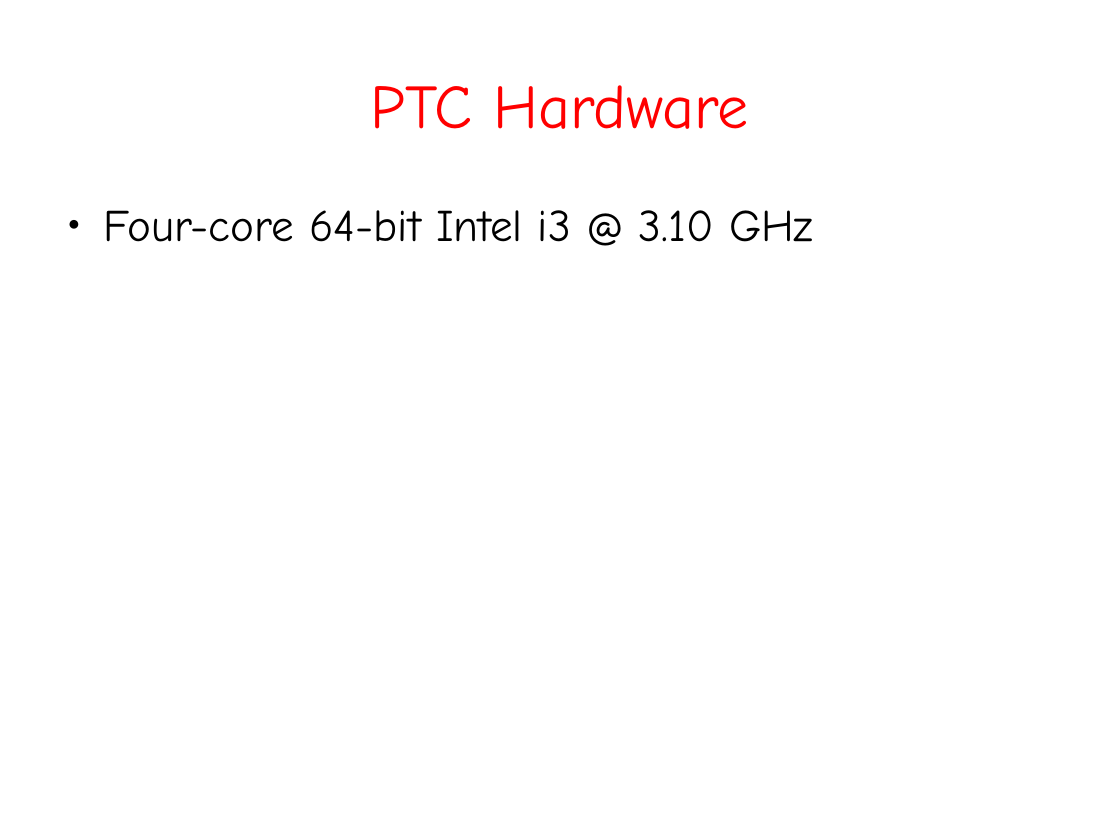
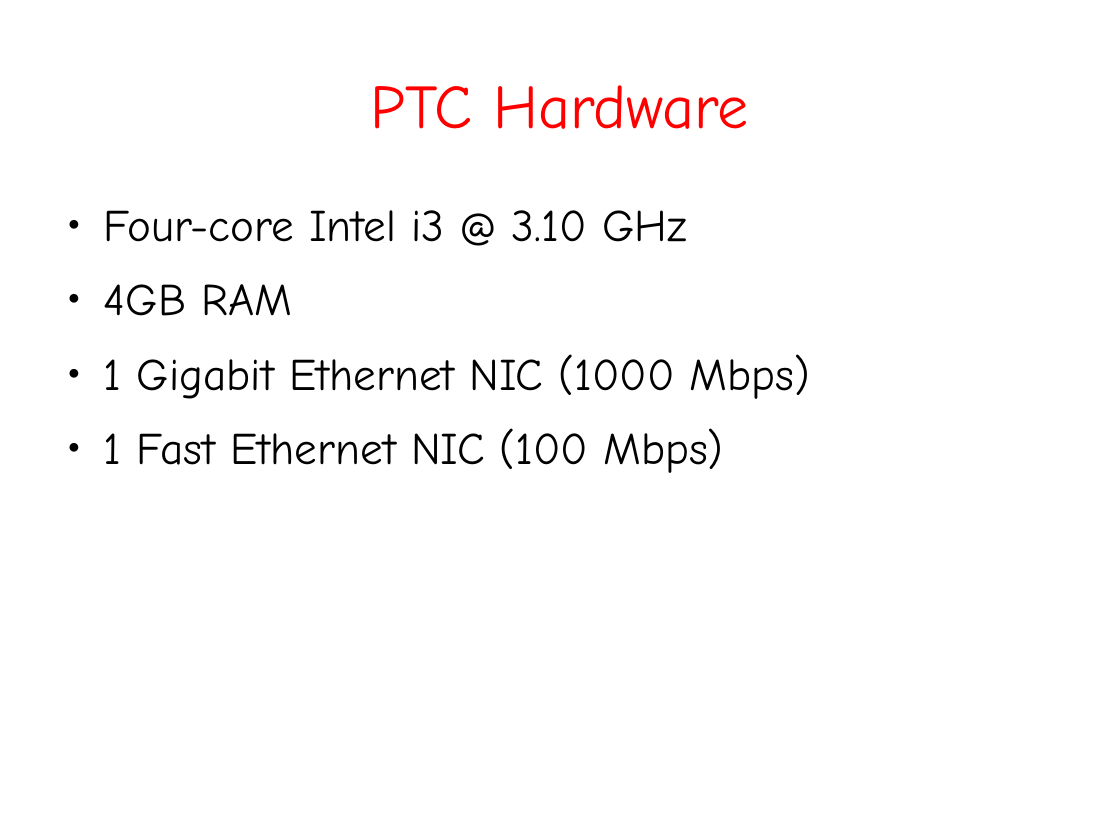
Before and after one commit to aanovelo/cmsc-137-ab5l-project, a slide deck: slide 10 of jach-phd/seminars/CMSC399-2-slides.odp. Drawn at 1120x840 pixels with LibreOffice and Linux fonts; fonts in the diff are those of the drawing. Boxes give left, top, right and bottom in pixels: in the first picture for what was removed or moved away, otherwise in the second. Text is boxed around its words. In the diff, an @@ line names an element or a change of style, - is before the commit and + after.

Commit message:
edits

```diff
--- a/jach-phd/seminars/CMSC399-2-slides.odp
+++ b/jach-phd/seminars/CMSC399-2-slides.odp
@@ text at (104,210,810,473): text changed @@
-● Four-core 64-bit Intel i3 @ 3.10 GHz
+● Four-core Intel i3 @ 3.10 GHz
+● 4GB RAM
+● 1 Gigabit Ethernet NIC (1000 Mbps)
+● 1 Fast Ethernet NIC (100 Mbps)
```
Also in this commit, not shown: 1 slide added.
